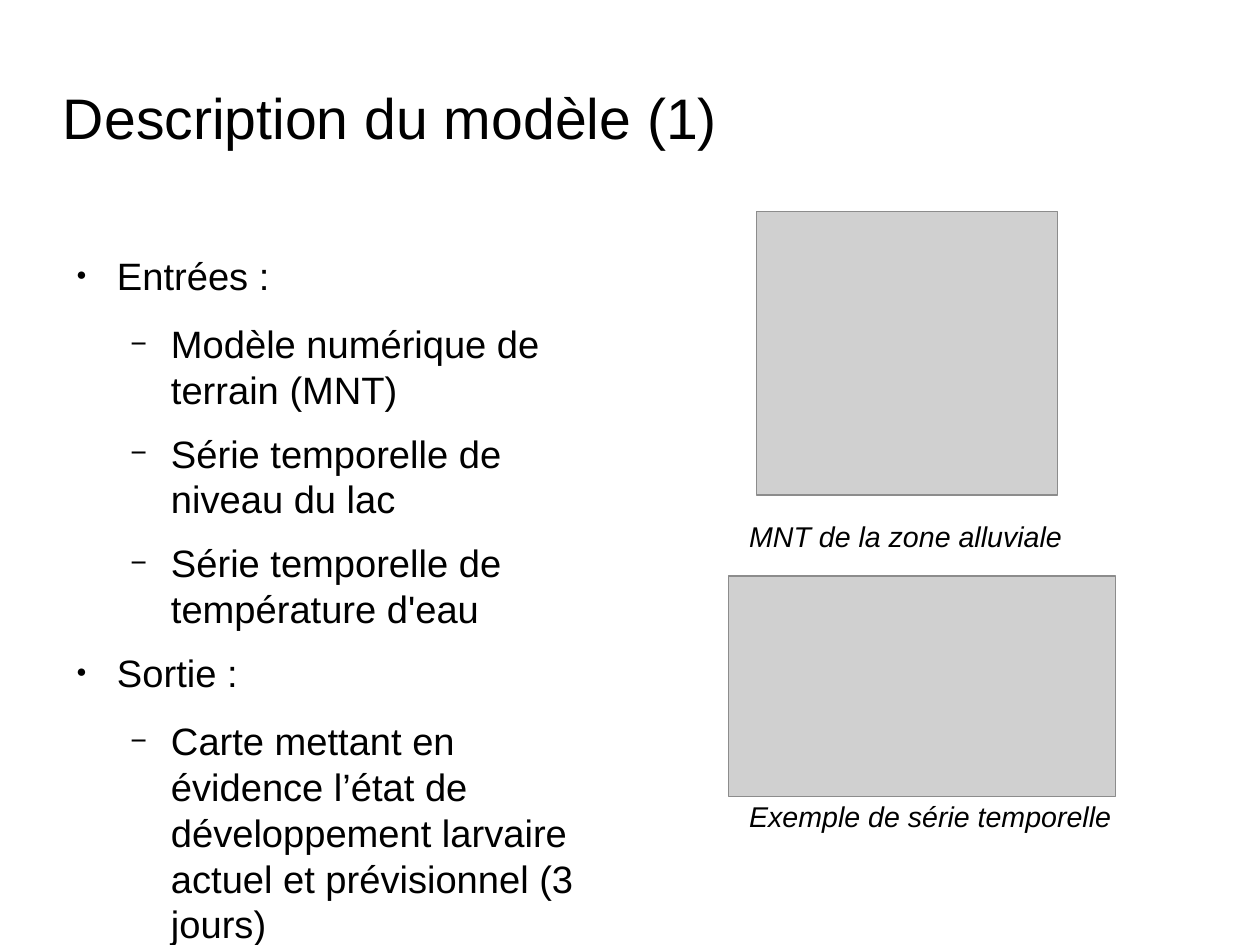
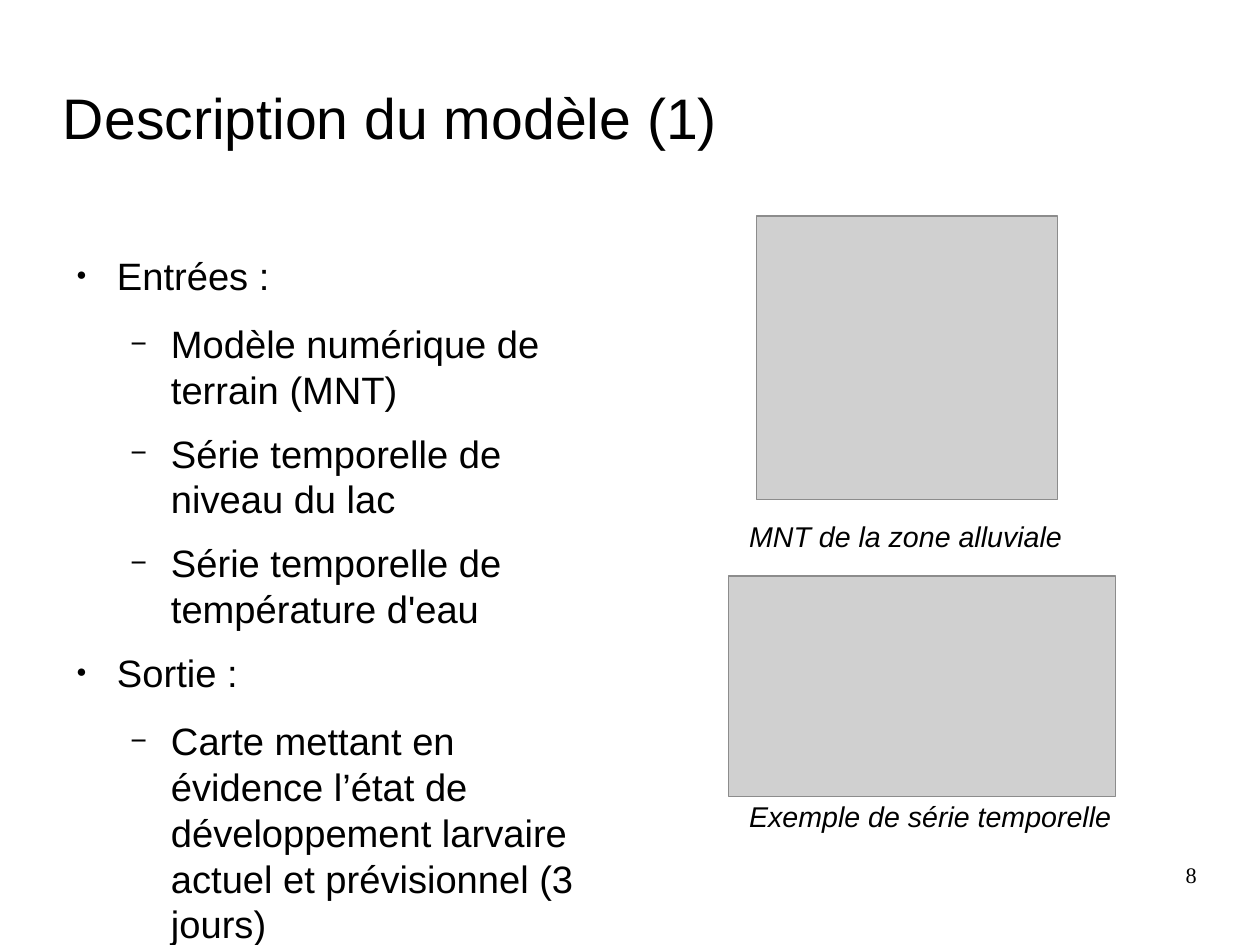
Before and after one commit to nesta7/designProject, a slide deck: slide 8 of presentation_6_juin_Broc.odp. Drawn at 1260x945 pixels with LibreOffice and Linux fonts; fonts in the diff are those of the drawing; grey boxes stand for pictures; background and template pictures are left out. Boxes give left, top, right and bottom in pixels: in the first picture for what was removed or moved away, otherwise in the second. Text is boxed around its words. In the diff, an @@ line names an element or a change of style, - is before the commit and + after.

```diff
--- a/presentation_6_juin_Broc.odp
+++ b/presentation_6_juin_Broc.odp
@@ picture: place and size @@
-picture at bbox=[757, 212, 1058, 495]
+picture at bbox=[757, 216, 1058, 500]
@@ page number added at bbox=[1186, 868, 1197, 884], 14 pt, text #000000 @@
+8
```
Also in this commit, not shown: 15 other slides changed, 1 other file.
